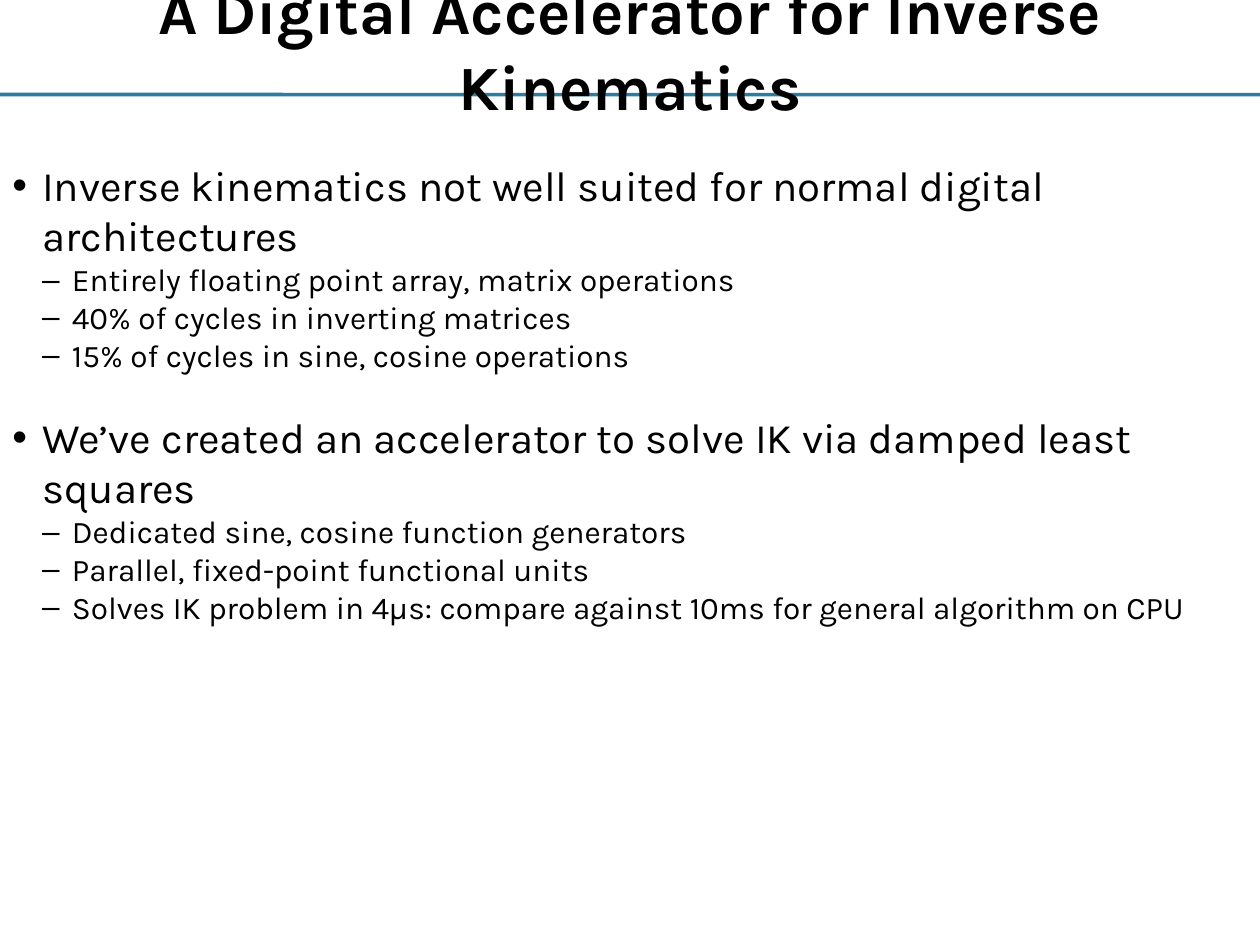
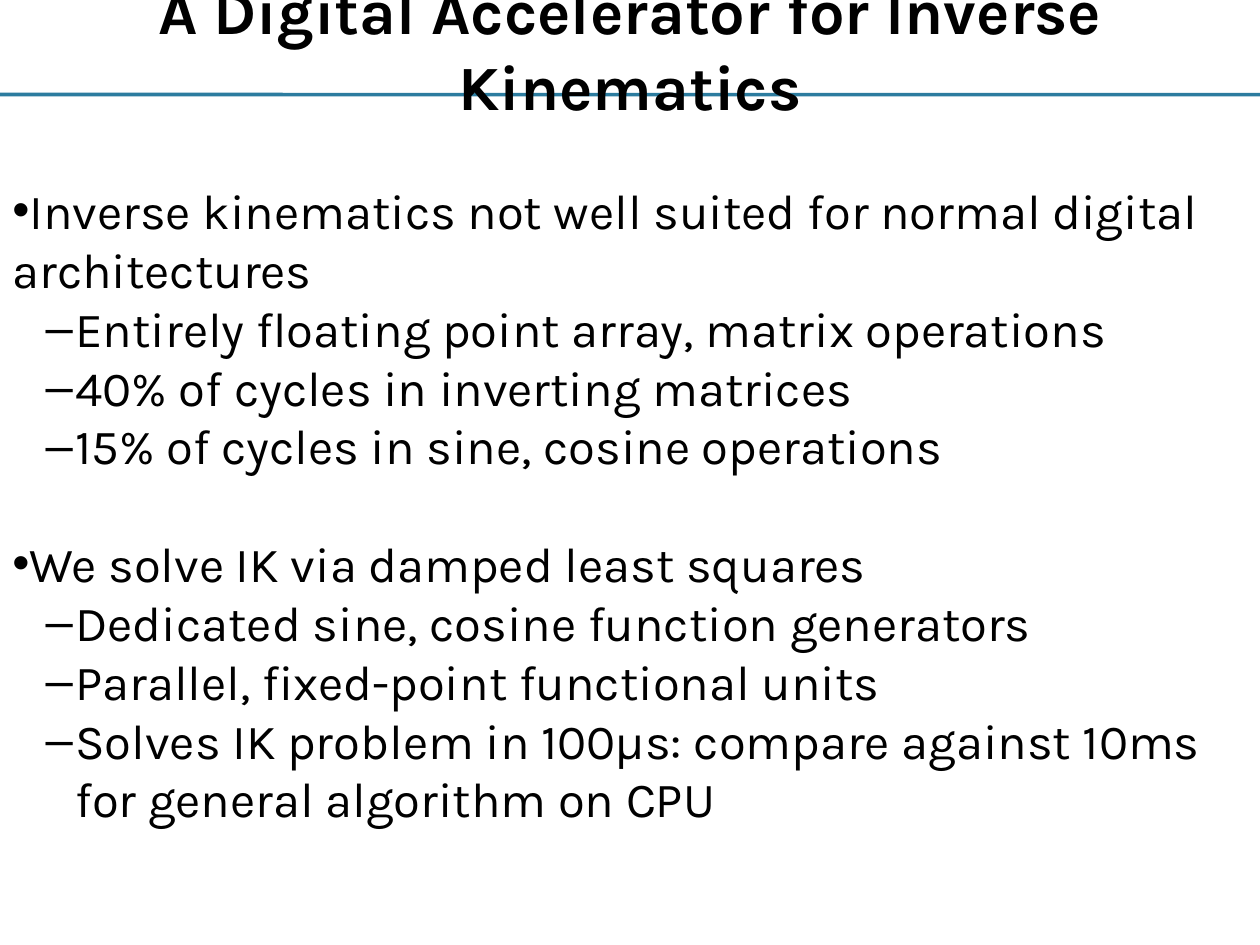
Before and after one commit to yipenghuang0302/csee4840_14, a slide deck: slide 3 of doc/talk/IKSwift.pptx. Drawn at 1260x945 pixels with LibreOffice and Linux fonts; fonts in the diff are those of the drawing. Boxes give left, top, right and bottom in pixels: in the first picture for what was removed or moved away, otherwise in the second. Text is boxed around its words. In the diff, an @@ line names an element or a change of style, - is before the commit and + after.

Commit message:
Updated presentation

```diff
--- a/doc/talk/IKSwift.pptx
+++ b/doc/talk/IKSwift.pptx
@@ text at (12, 195, 1197, 712): size 24 to 28 pt in "Inverse kinematics not well suited for normal ..."; size 18 to 28 pt in "Entirely floating point array, matrix operations", "40% of cycles in inverting matrices", "15% of cycles in sine, cosine operations", "Dedicated sine, cosine function generators" and 1 more places; indent changed @@
@@ text at (29, 548, 865, 594): text changed; size 24 to 28 pt @@
-• We’ve created an accelerator to solve IK via damped least squares
+• We solve IK via damped least squares
@@ text at (75, 725, 1200, 829): text changed; size 18 to 28 pt @@
-  – Solves IK problem in 4μs: compare against 10ms for general algorithm on CPU
+  – Solves IK problem in 100μs: compare against 10ms for general algorithm on CPU
```
Also in this commit, not shown: 2 other slides changed, 3 slides added, 4 slides removed.
